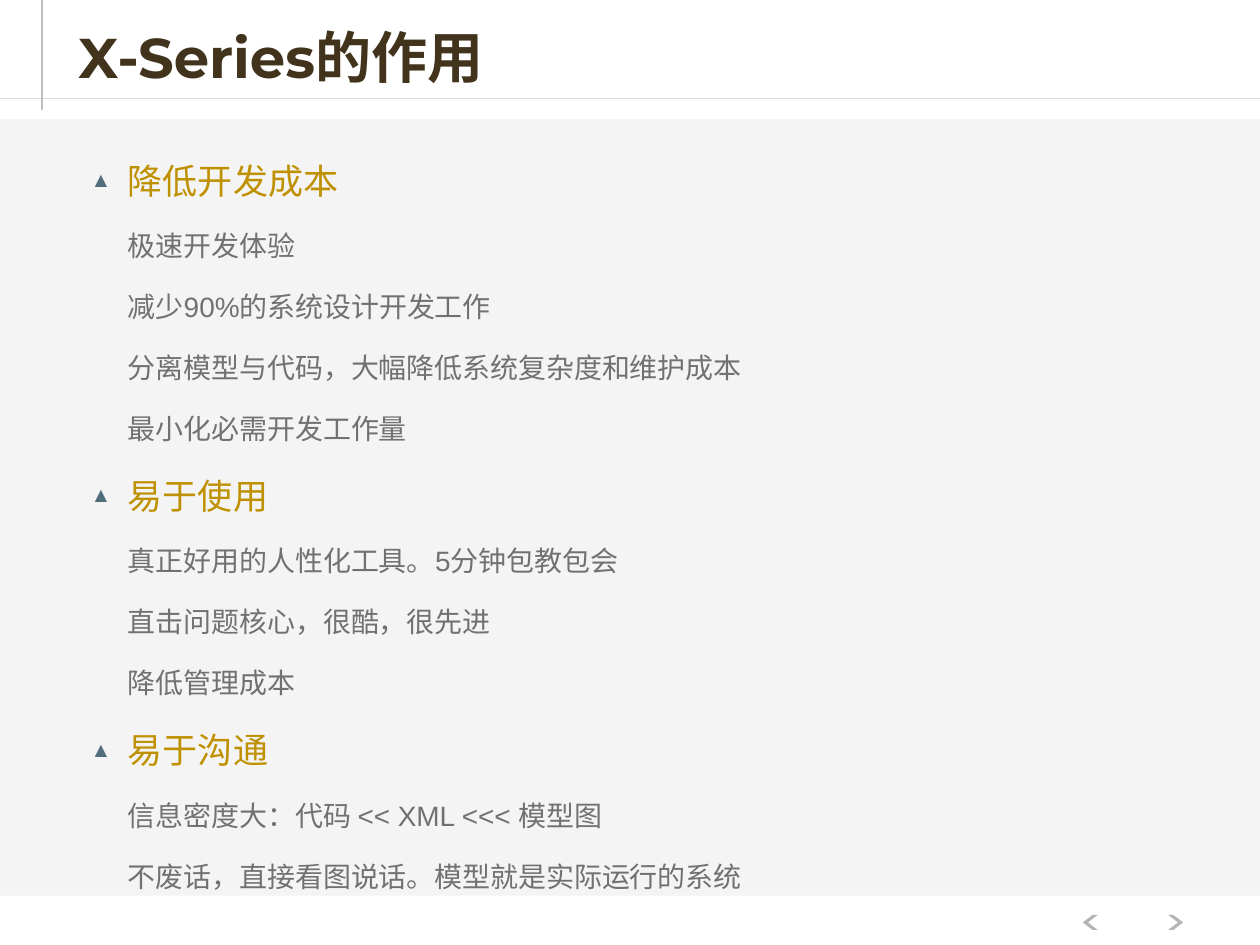
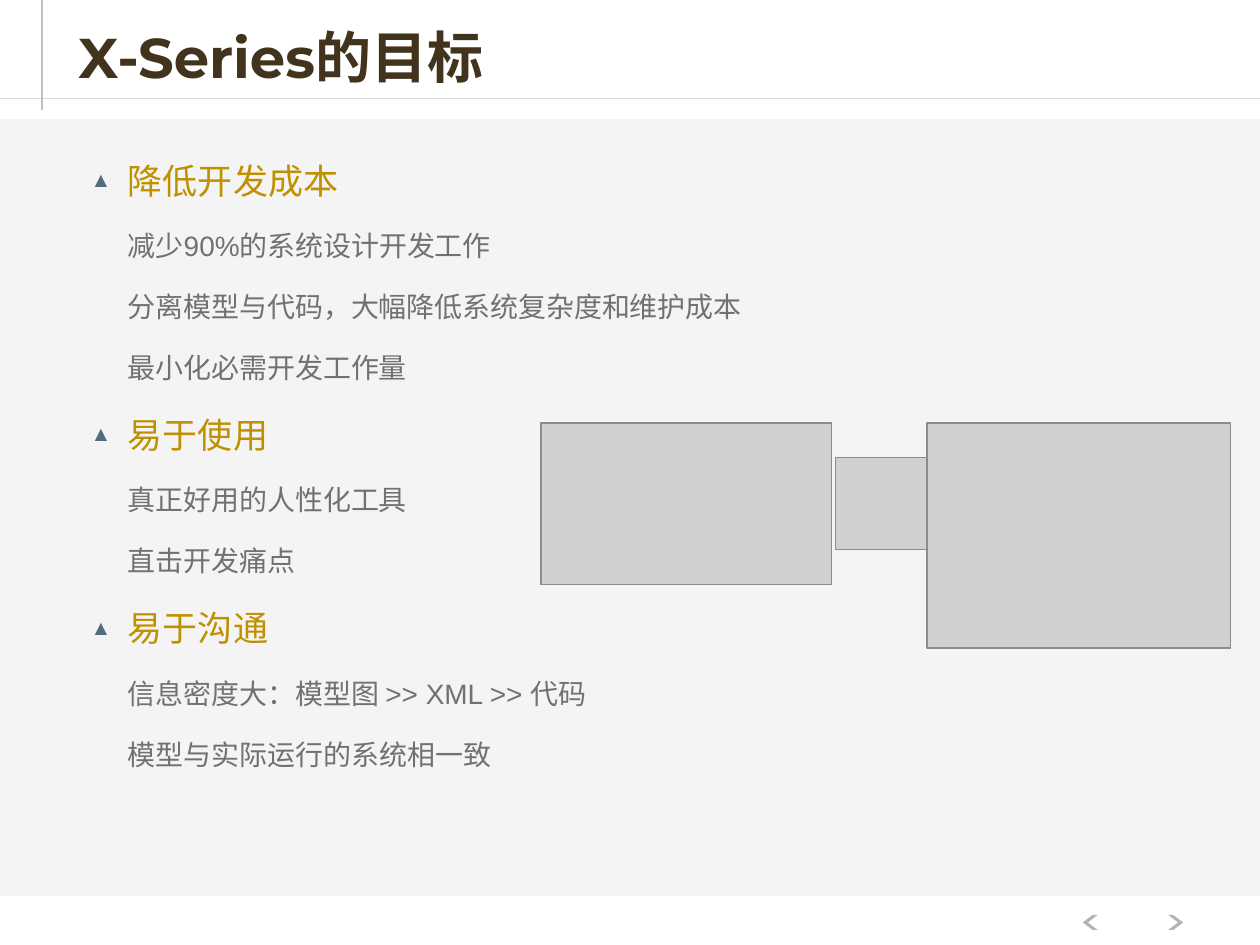
Before and after one commit to hejiehui/xross-tools-installer, a slide deck: slide 14 of doc/X-series V2.pptx (slide 12 before the commit). Drawn at 1260x945 pixels with LibreOffice and Linux fonts; fonts in the diff are those of the drawing; grey boxes stand for pictures. Boxes give left, top, right and bottom in pixels: in the first picture for what was removed or moved away, otherwise in the second. Text is boxed around its words. In the diff, an @@ line names an element or a change of style, - is before the commit and + after.

Commit message:
revised

```diff
--- a/doc/X-series V2.pptx
+++ b/doc/X-series V2.pptx
@@ title at (78,30,483,83): text changed @@
-X-Series的作用
+X-Series的目标
@@ text at (128,232,295,258): paragraph removed @@
-    极速开发体验
@@ picture added at (541,423,832,585) @@
@@ picture added at (927,423,1231,649) @@
@@ picture added at (835,457,927,549) @@
@@ text at (128,486,407,573): text changed @@
-    真正好用的人性化工具。5分钟包教包会
-    直击问题核心，很酷，很先进
-    降低管理成本
+    真正好用的人性化工具
+    直击开发痛点
@@ text at (128,680,586,768): text changed @@
-    信息密度大：代码 << XML <<< 模型图
-    不废话，直接看图说话。模型就是实际运行的系统
+    信息密度大：模型图 >> XML >> 代码
+    模型与实际运行的系统相一致
```
Also in this commit, not shown: 6 other slides changed, 5 slides added, 2 slides removed.
